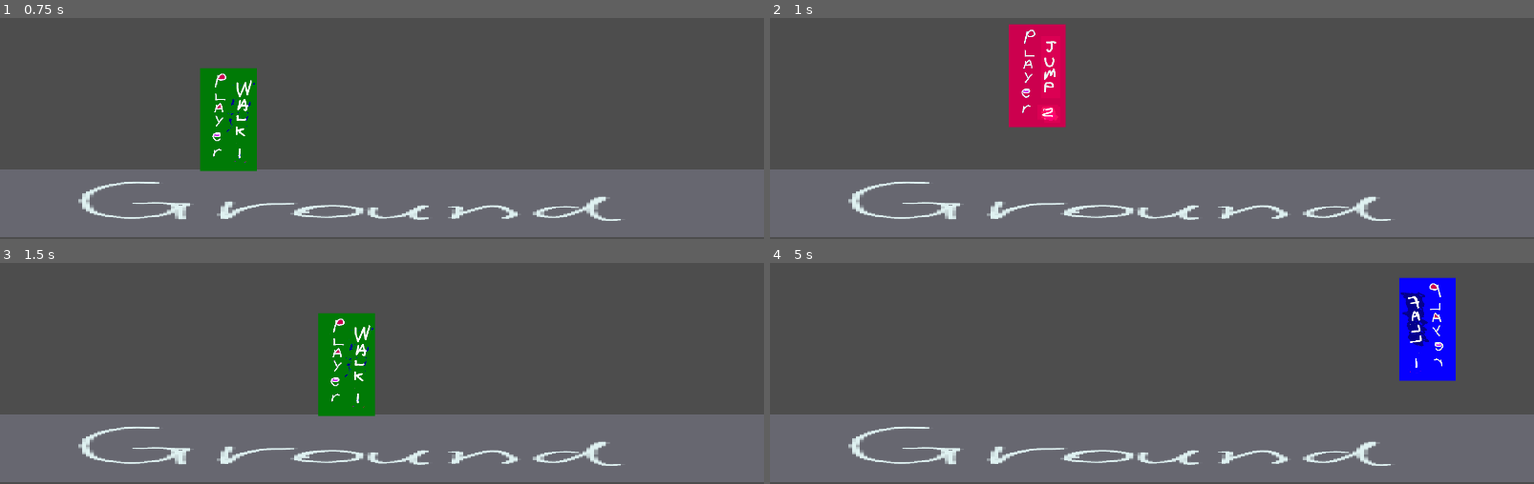
Above: before the commit, frames 1-4 (two rows, left to right).
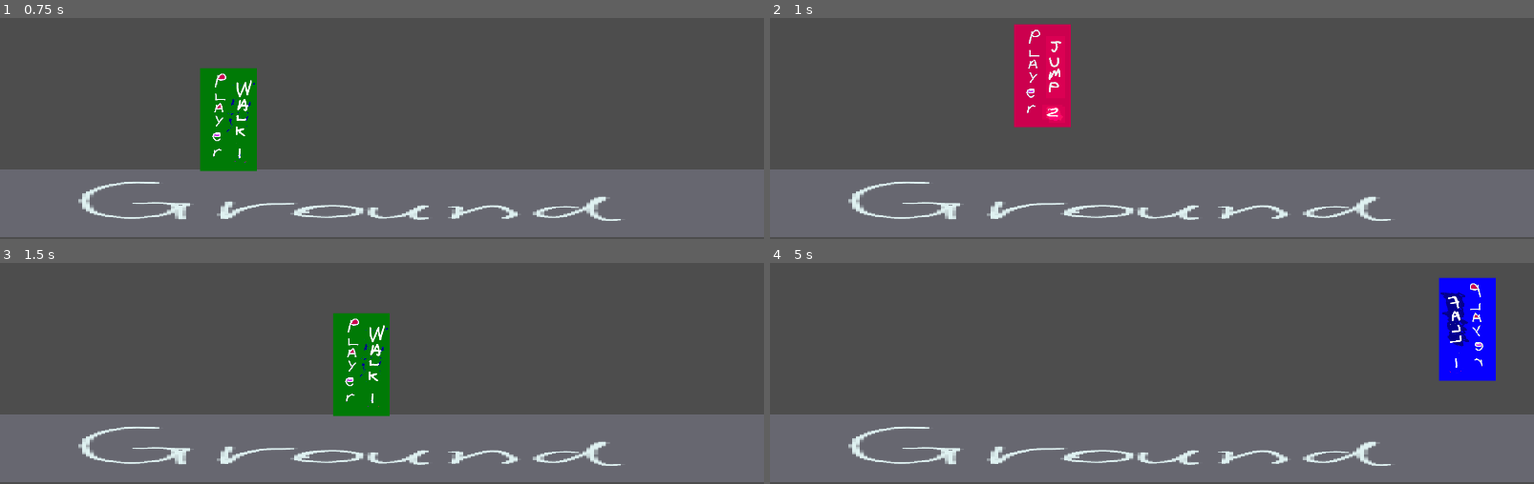
Above: after the commit, the same moments.

Repository: haruo-gabriel/portal2d
Game: Godot game, scene res://Scenes/Main/main.tscn
The game is run twice, just before and just after one commit, with the same random seed, the same clock (stepped at 60 frames per second) and the same inputs.
Inputs:
- Up to frame 1 (0.75 s): hold D (move_right) from 0.53 s (still down)
- Up to frame 2 (1 s): keep holding D (move_right); tap Space (jump) at 0.77 s
- Up to frame 3 (1.5 s): keep holding D (move_right)
- Up to frame 4 (5 s): tap Space (jump) at 1.52, 3.02, 3.77, 4.52 s; release D (move_right) at 2.03 s; hold A (move_left) 2.03-2.78 s; hold D (move_right) 2.78-4.28 s; hold A (move_left) from 4.28 s (still down)

Frame 1 is identical in both runs. In frame 2, 1.3% of the frame differs, in the area x 31-40%, y 2-50%; in frame 3, 2.5%; in frame 4, 5.2%, in the area x 82-95%, y 6-54%.

Commit message:
Adding a `move` function
Now the order of `move_vertical` and `move_horizontal` don't matter.

Diff:
--- a/godot project/Scripts/Player/Player.gd
+++ b/godot project/Scripts/Player/Player.gd
@@ -80,9 +80,6 @@
 	if not is_on_floor():
 		velocity.y += gravity * delta
 
-	# Ensures velocity.y is within bounds
-	velocity.y = min(MAX_Y_SPEED, max(-MAX_Y_SPEED, velocity.y))
-
 	if last_jumped > 0:
 		last_jumped -= 1
 
@@ -106,14 +103,21 @@
 		velocity.x = move_toward(velocity.x, 0, GROUND_DRAG)
 
 	# Ensures velocity.x is within bounds
+
+func move(delta: float) -> void:
+
+	move_horizontal(delta)
+	move_vertical(delta)
+
+	# Ensures velocity is within bounds
 	velocity.x = max(-MAX_X_SPEED, min(MAX_X_SPEED, velocity.x))
+	velocity.y = max(-MAX_Y_SPEED, min(MAX_Y_SPEED, velocity.y))
 
 func _physics_process(delta: float) -> void:
 
 	direction = Input.get_axis("move_left", "move_right")
 
-	move_vertical(delta) # This should go before `move_horizontal`, due to bhop
-	move_horizontal(delta)
+	move(delta)
 
 	set_animation()
 	set_sprite()
